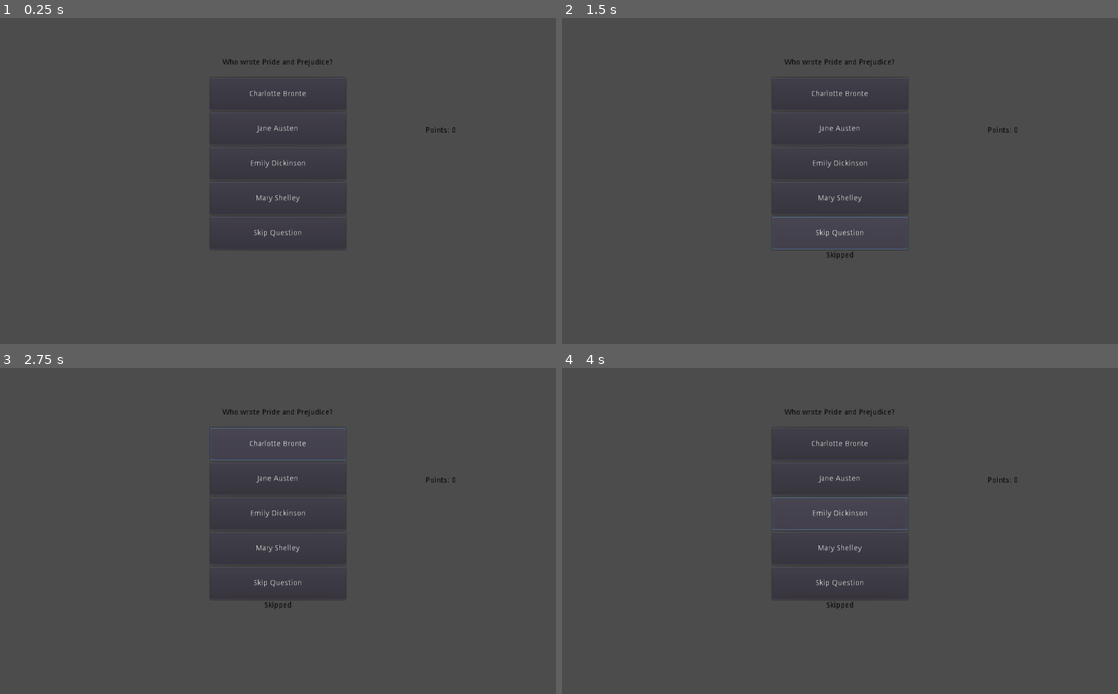
Above: before the commit, frames 1-4 (two rows, left to right).
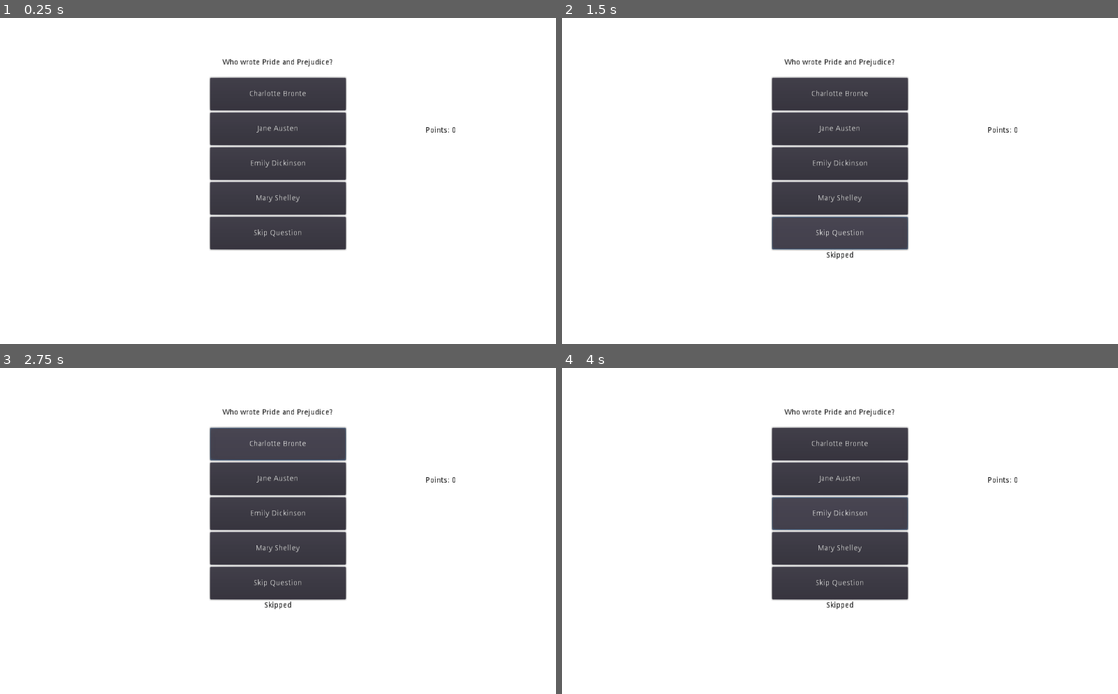
Above: after the commit, the same moments.

Repository: hbeaumont2204/Trivia-Marathon
Game: Godot game, scene res://GameNEW.tscn
Two runs of this game, one before a commit and one after it. Both use one fixed random seed, a clock stepped at 60 frames per second and the inputs below.
Inputs:
- Up to frame 1 (0.25 s): no input
- Up to frame 2 (1.5 s): click "Skip Question" at 0.5 s; click "Skip Question" at 1.25 s
- Up to frame 3 (2.75 s): click "Charlotte Bronte" at 2 s
- Up to frame 4 (4 s): click "Jane Austen" at 2.75 s; click "Emily Dickinson" at 3.5 s

The runs differ from the first frame. In frame 1, 88% of the frame differs, in the area x 0-100%, y 0-100%; in frame 2, 88%; in frame 3, 88%; in frame 4, 88%.

Commit message:
UI Fixes

Diff:
--- a/Trivia-Marathon-Vita/GameNEW.tscn
+++ b/Trivia-Marathon-Vita/GameNEW.tscn
@@ -6,6 +6,10 @@
 anchor_right = 1.0
 anchor_bottom = 1.0
 script = ExtResource( 1 )
+
+[node name="ColorRect" type="ColorRect" parent="."]
+anchor_right = 1.0
+anchor_bottom = 1.0
 
 [node name="Question" type="Label" parent="."]
 modulate = Color( 0, 0, 0, 1 )
